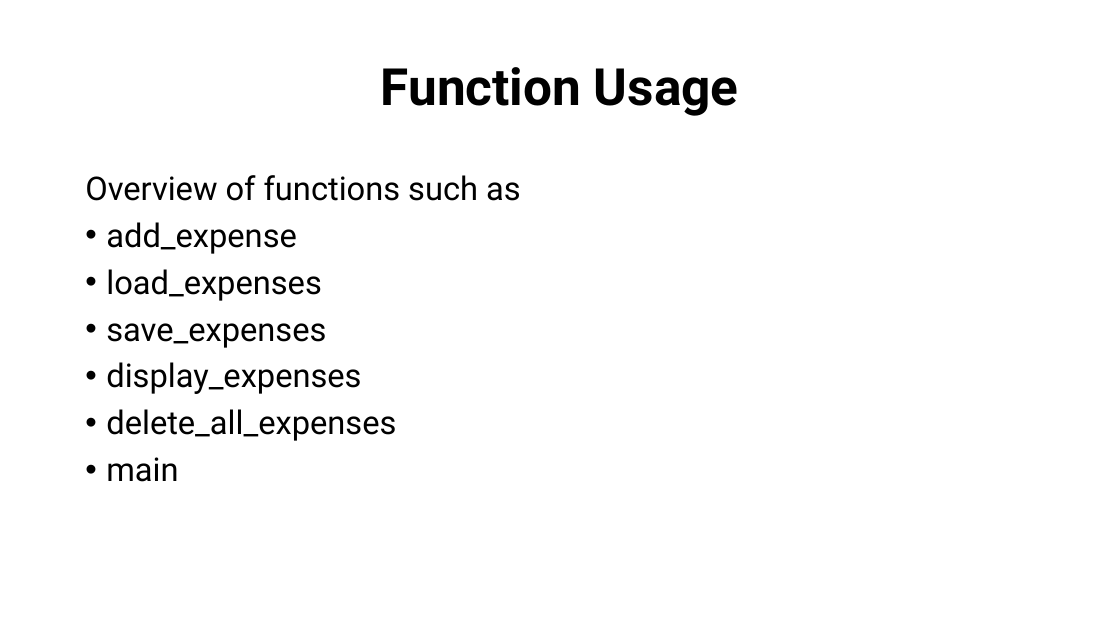
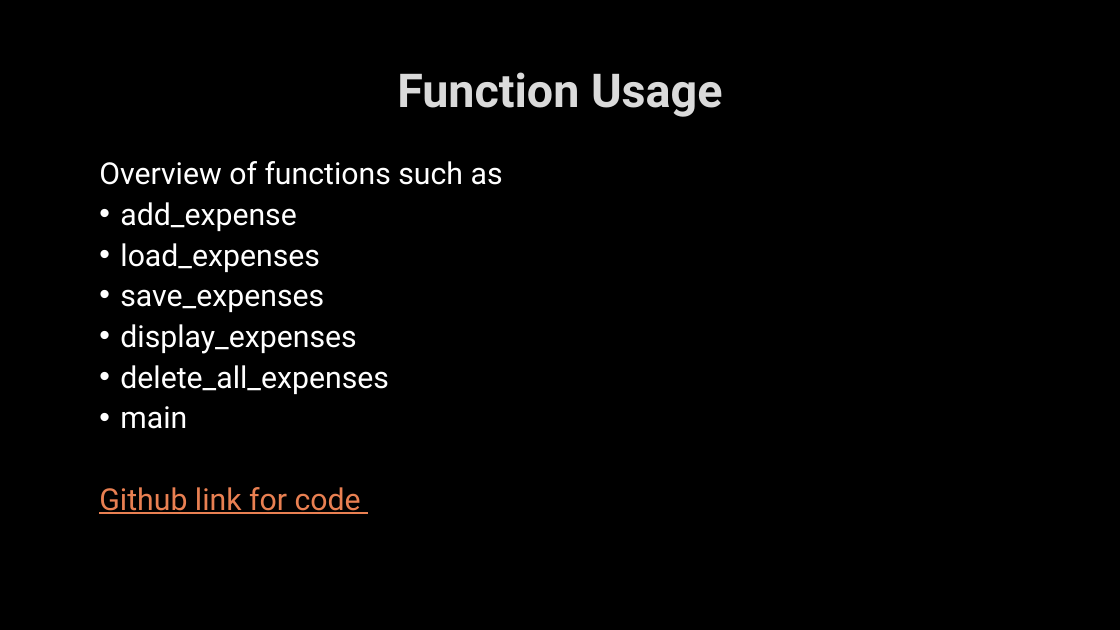
Before and after one commit to Vijaiey88/Scifor_Technologies_Work, a slide deck: slide 6 of Project1/Expense_tracker/Project1.pptx (slide 5 before the commit). Drawn at 1120x630 pixels with LibreOffice and Linux fonts; fonts in the diff are those of the drawing; background and template pictures are left out. Boxes give left, top, right and bottom in pixels: in the first picture for what was removed or moved away, otherwise in the second. Text is boxed around its words. In the diff, an @@ line names an element or a change of style, - is before the commit and + after.

```diff
--- a/Project1/Expense_tracker/Project1.pptx
+++ b/Project1/Expense_tracker/Project1.pptx
@@ background #FFFFFF to picture (left out) @@
@@ title "Function Usage" at (x1=397, y1=72, x2=722, y2=117): size 44 to 40 pt, text colour #000000 to #DADADA, letter outline none to #404040 0.75 pt; line spacing 0.9 to 1 @@
@@ text "Overview of functions such as" moved from (x1=85, y1=175, x2=521, y2=482) to (x1=99, y1=161, x2=503, y2=514) @@
@@ text at (x1=99, y1=161, x2=503, y2=429): size 28 to 25.9 pt, text colour #000000 to #FFFFFF in "Overview of functions such as", "add_expense", "load_expenses", "save_expenses" and 3 more places; line spacing 0.9 to 0.8 @@
@@ text at (x1=99, y1=487, x2=361, y2=514): paragraph added @@
+Github link for code
```
Also in this commit, not shown: 9 other slides changed, 1 slide added.
